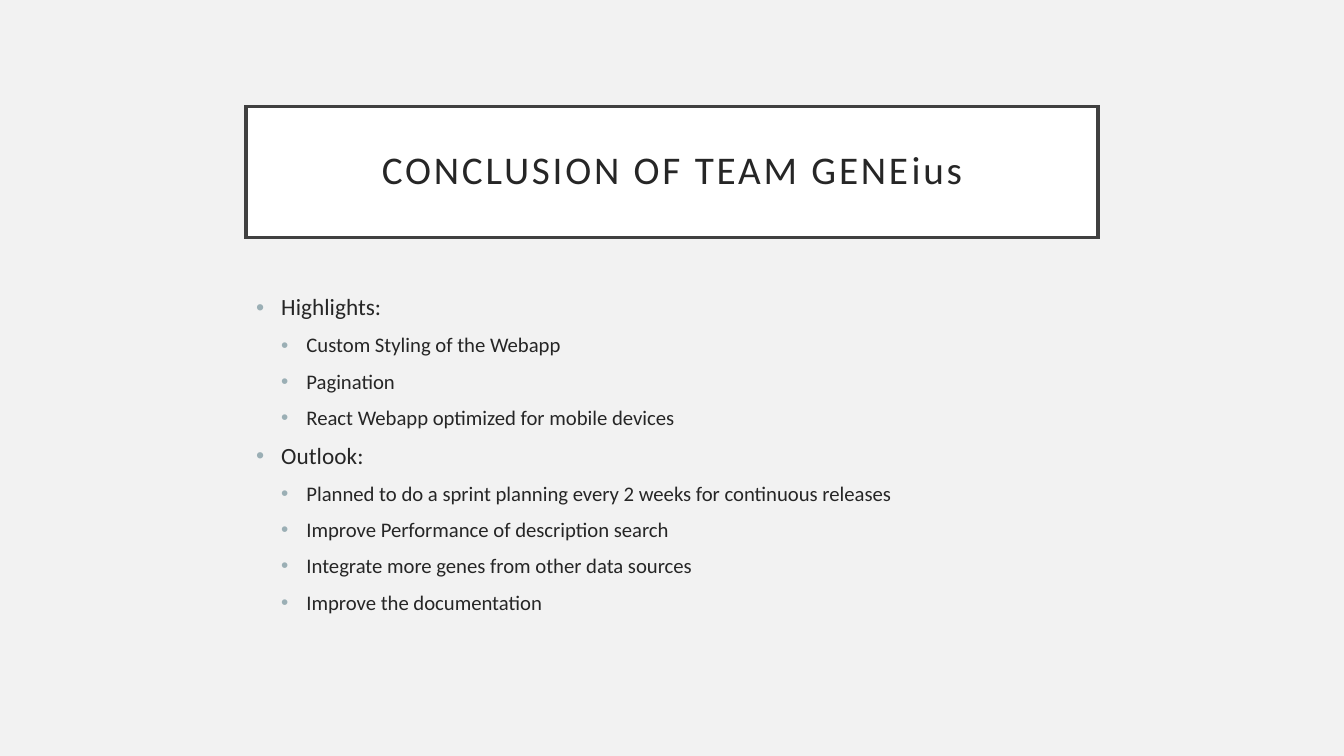
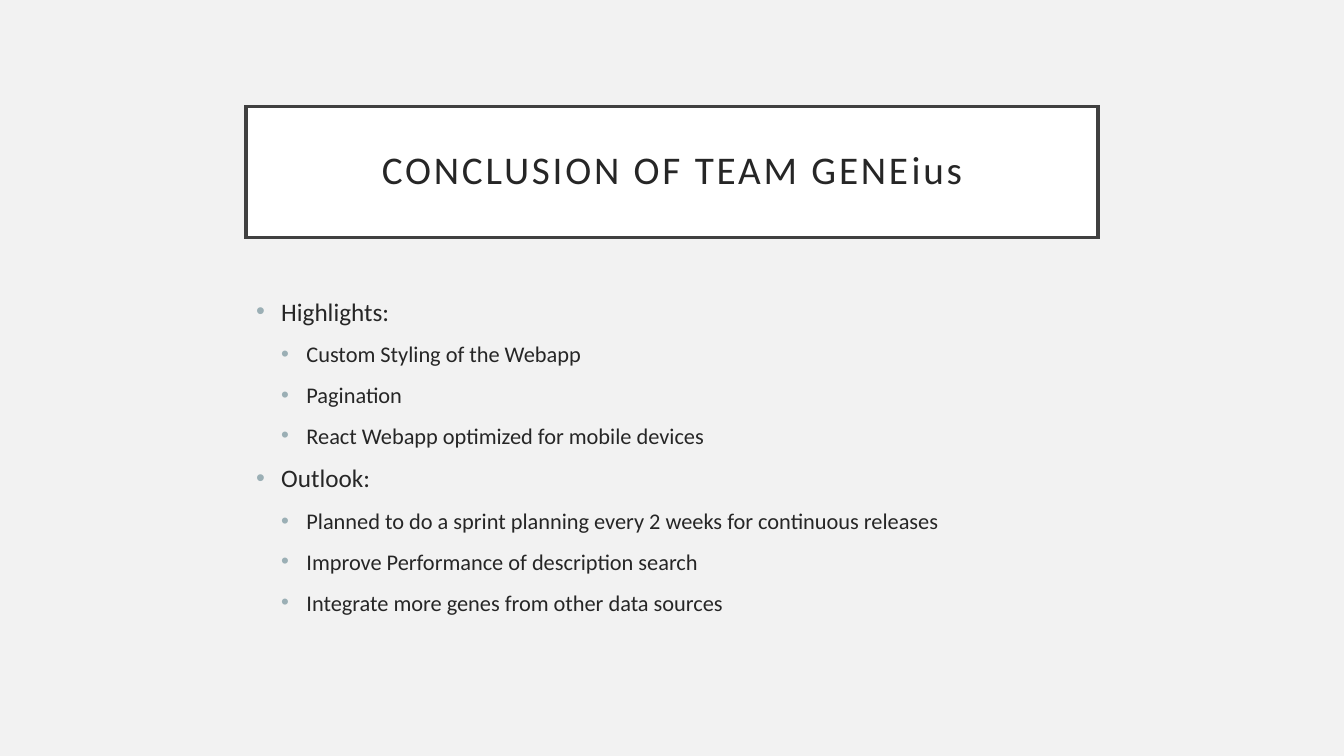
Before and after one commit to G43beli/GENEius, a slide deck: slide 14 of docs/Presentation.pptx. Drawn at 1344x756 pixels with LibreOffice and Linux fonts; fonts in the diff are those of the drawing. Boxes give left, top, right and bottom in pixels: in the first picture for what was removed or moved away, otherwise in the second. Text is boxed around its words. In the diff, an @@ line names an element or a change of style, - is before the commit and + after.

Commit message:
added documentation in Readme

```diff
--- a/docs/Presentation.pptx
+++ b/docs/Presentation.pptx
@@ text "Highlights:" at [281,303,938,615]: size 16.6 to 18 pt in "Highlights:", "Outlook:"; size 14.8 to 16 pt; line spacing 0.9 to 1 @@
@@ text at [306,595,541,614]: paragraph removed @@
-  • Improve the documentation
```
Also in this commit, not shown: 5 other files.
